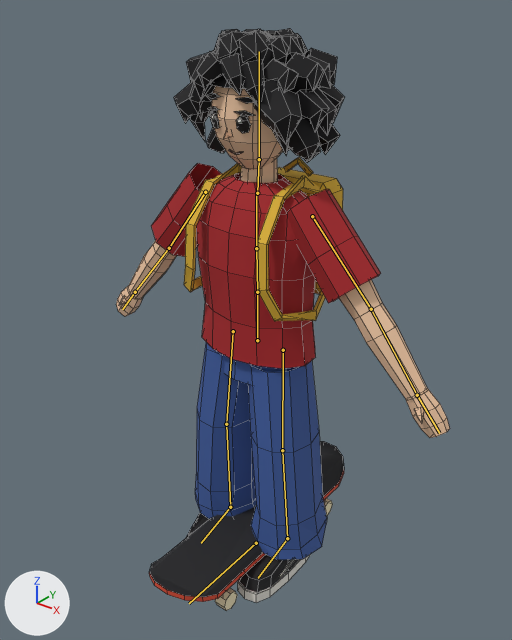
The Blender file art/karakter/karakter_rig.blend as it was, and as the next commit left it.
Before and after are seen from a 50 mm lens placed at (1.042, -1.305, 1.572), pointed at (0.011, -0.016, 0.772). Every picture has the same lights, and +X, +Y and +Z are marked at lower left. The picture after the commit comes second. The bones that bend it are drawn over the model as lines. Mesh edges are drawn as thin lines.

In view in the first picture: 'KarakterMesh', 'KaykayMesh'.
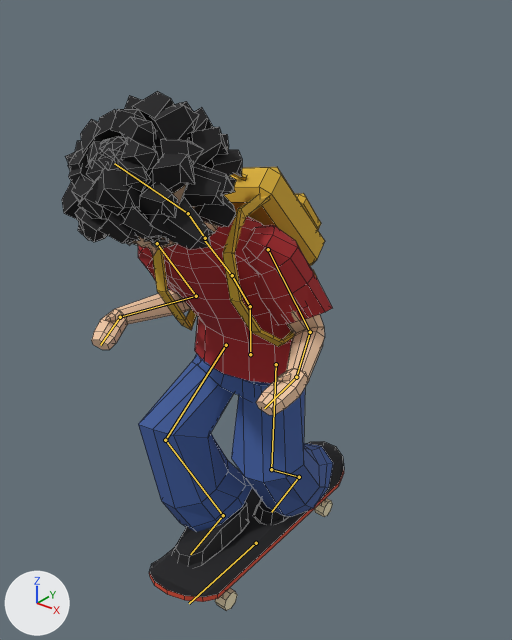
The newer file adds an action. The first version stands in its rest pose; the second is drawn at frame 2 of the action 'sarsil'.

Where the change shows, as pixel boxes (x1, y1, x2, y2) in the pictures (512 x 640 px):
'KarakterMesh', posed (19% narrower, 17% shorter): before (116, 28, 450, 603); after (62, 91, 333, 566)
bone 'hips', root to tip: before (257, 340) to (257, 292); after (250, 354) to (250, 306)
bone 'spine', root to tip: before (257, 292) to (256, 248); after (250, 306) to (232, 275)
bone 'chest', root to tip: before (256, 248) to (256, 193); after (232, 275) to (204, 239)
bone 'head', root to tip: before (259, 159) to (259, 51); after (188, 213) to (114, 163)
bone 'hand.L', root to tip: before (417, 395) to (439, 433); after (296, 377) to (264, 408)
bone 'hand.R', root to tip: before (135, 292) to (122, 309); after (120, 317) to (100, 345)

What changed in the scene script:
```text
Change bone_hips:
    where bone_hips = bpy.data.objects['KarakterIskelet'].pose.bones['hips']
    bone_hips.location: (0.0, 0.0, 0.0) -> (0.0, -0.03, 0.03)
Change bone_spine:
    where bone_spine = bpy.data.objects['KarakterIskelet'].pose.bones['spine']  # child of 'hips'
    bone_spine.rotation_euler: (0.0, 0.0, 0.0) -> (0.489, 0.0698, 0.105)  # degrees (0, 0, 0) -> degrees (28, 4, 6)
Change bone_chest:
    where bone_chest = bpy.data.objects['KarakterIskelet'].pose.bones['chest']  # child of 'spine'
    bone_chest.rotation_euler: (0.0, 0.0, 0.0) -> (0.14, 0.0349, 0.0349)  # degrees (0, 0, 0) -> degrees (8, 2, 2)
Change bone_head:
    where bone_head = bpy.data.objects['KarakterIskelet'].pose.bones['head']  # child of 'neck'
    bone_head.rotation_euler: (0.0, 0.0, 0.0) -> (0.279, 0.0, 0.0)  # degrees (0, 0, 0) -> degrees (16, 0, 0)
Change bone_hand_l:
    where bone_hand_l = bpy.data.objects['KarakterIskelet'].pose.bones['hand.L']  # child of 'forearm.L'
    bone_hand_l.rotation_euler: (0.0, 0.0, 0.0) -> (-0.349, 0.0, 0.611)  # degrees (0, 0, 0) -> degrees (-20, 0, 35)
Change bone_hand_r:
    where bone_hand_r = bpy.data.objects['KarakterIskelet'].pose.bones['hand.R']  # child of 'forearm.R'
    bone_hand_r.rotation_euler: (0.0, 0.0, 0.0) -> (-0.349, 0.0, -0.611)  # degrees (0, 0, 0) -> degrees (-20, 0, -35)
Change bone_ik_foot_l:
    where bone_ik_foot_l = bpy.data.objects['KarakterIskelet'].pose.bones['ik_foot.L']
    bone_ik_foot_l.location: (0.0, 0.0, 0.0) -> (-0.075, -0.18, -0.037)
Change bone_pole_knee_l:
    where bone_pole_knee_l = bpy.data.objects['KarakterIskelet'].pose.bones['pole_knee.L']
    bone_pole_knee_l.location: (0.0, 0.0, 0.0) -> (-0.05, 0.1, 0.03)
Change bone_ik_hand_l:
    where bone_ik_hand_l = bpy.data.objects['KarakterIskelet'].pose.bones['ik_hand.L']
    bone_ik_hand_l.location: (0.0, 0.0, 0.0) -> (0.103, -0.18, -0.227)
Change bone_pole_elbow_l:
    where bone_pole_elbow_l = bpy.data.objects['KarakterIskelet'].pose.bones['pole_elbow.L']
    bone_pole_elbow_l.location: (0.0, 0.0, 0.0) -> (-0.006, -0.15, -0.683)
Change bone_ik_foot_r:
    where bone_ik_foot_r = bpy.data.objects['KarakterIskelet'].pose.bones['ik_foot.R']
    bone_ik_foot_r.location: (0.0, 0.0, 0.0) -> (0.075, 0.087, -0.122)
Change bone_pole_knee_r:
    where bone_pole_knee_r = bpy.data.objects['KarakterIskelet'].pose.bones['pole_knee.R']
    bone_pole_knee_r.location: (0.0, 0.0, 0.0) -> (0.05, 0.1, 0.03)
Change bone_ik_hand_r:
    where bone_ik_hand_r = bpy.data.objects['KarakterIskelet'].pose.bones['ik_hand.R']
    bone_ik_hand_r.location: (0.0, 0.0, 0.0) -> (-0.059, -0.162, -0.238)
Change bone_pole_elbow_r:
    where bone_pole_elbow_r = bpy.data.objects['KarakterIskelet'].pose.bones['pole_elbow.R']
    bone_pole_elbow_r.location: (0.0, 0.0, 0.0) -> (0.006, -0.15, -0.683)
```
